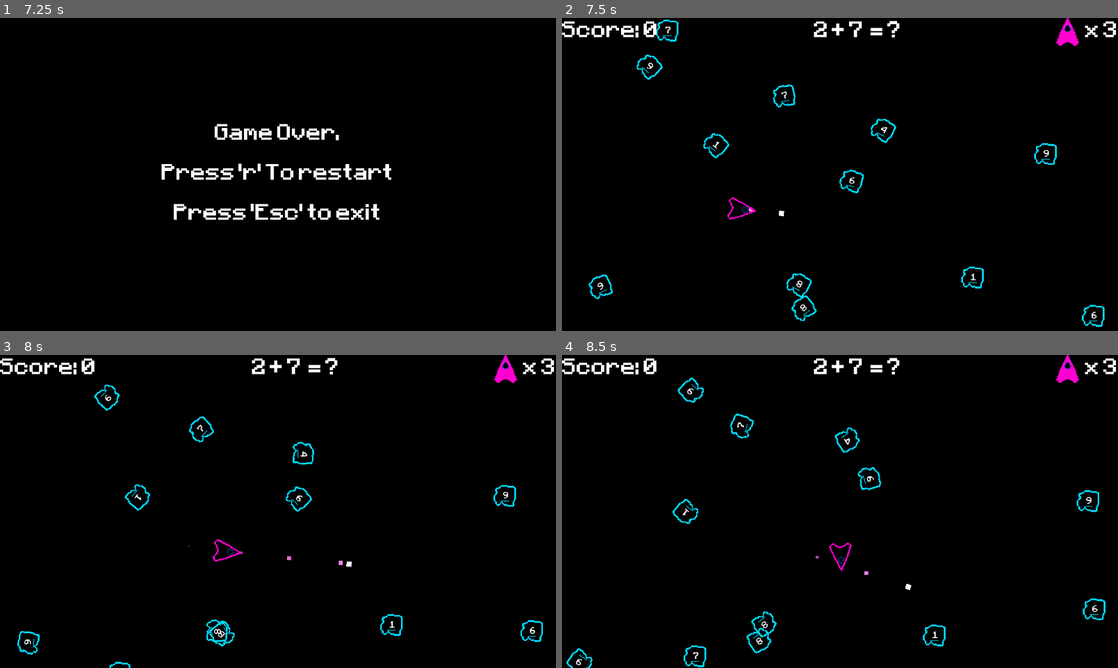
Above: before the commit, frames 1-4 (two rows, left to right).
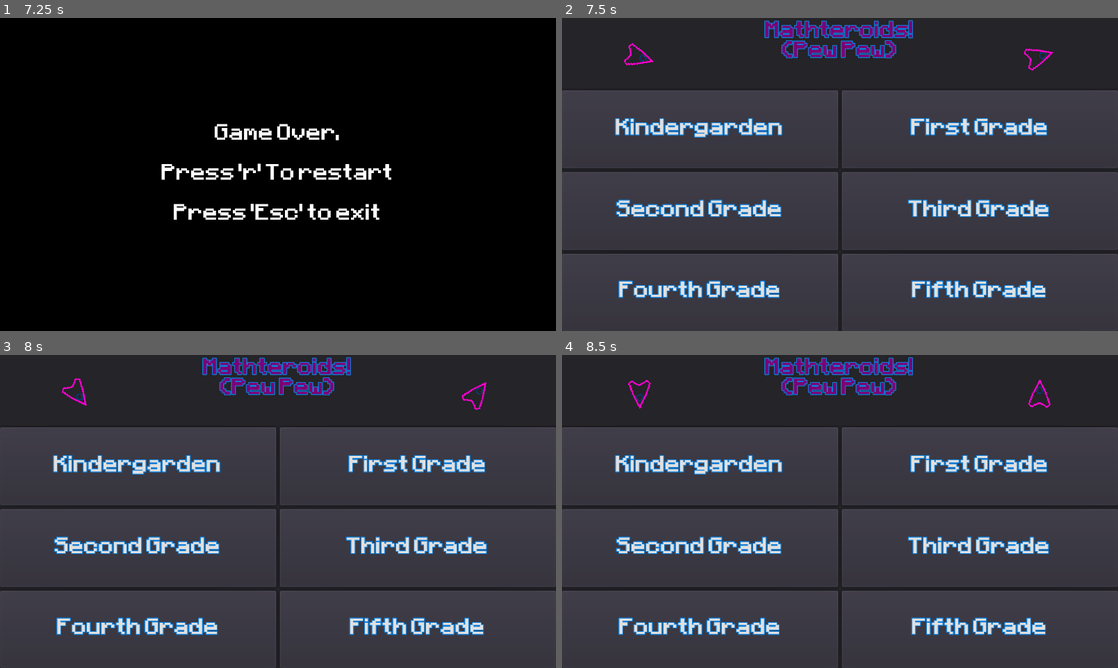
Above: after the commit, the same moments.

Repository: ErisianStudios/math-teroids
Game: Godot game, scene res://Start.tscn
The game is run twice, just before and just after one commit, with the same random seed, the same clock (stepped at 60 frames per second) and the same inputs. Sound files missing from this copy of the repository are replaced by a short silence.
Inputs:
- Up to frame 1 (7.25 s): click "Kindergarden" at 0.5 s; hold Right (turn_right) 1.28-2.03 s; tap Space (fire) every 0.75 s from 1.35 to 6.6 s; hold A (turn_left) 2.03-2.78 s; hold Right (turn_right) 2.78-3.53 s; hold Up (forward) 3.53-4.28 s; hold A (turn_left) 4.28-6.53 s; hold Right (turn_right) from 6.53 s (still down)
- Up to frame 2 (7.5 s): tap R (restart) at 7.25 s; release Right (turn_right) at 7.28 s; hold Up (forward) from 7.28 s (still down); tap Space (fire) at 7.35 s
- Up to frame 3 (8 s): keep holding Up (forward)
- Up to frame 4 (8.5 s): release Up (forward) at 8.03 s; hold Right (turn_right) from 8.03 s (still down); tap Space (fire) at 8.1 s

Frame 1 is identical in both runs. In frame 2, 100% of the frame differs, in the area x 0-100%, y 0-100%; in frame 3, 100%; in frame 4, 100%.

Commit message:
Fixed display order.

Diff:
--- a/Math-teroids/mathteroids_global.gd
+++ b/Math-teroids/mathteroids_global.gd
@@ -7,7 +7,7 @@
 var eq = ""
 var answer: int
 var lives : int = 3
-var main_scene = load("res://Main.tscn")
+var main_scene = load("res://Start.tscn")
 var game_over_scene = load("res://GameOver.tscn")
 
 enum grade {Kindergarden,First,Second,Third,Fourth,Fifth}
@@ -123,12 +123,13 @@
 	if rnd == 1:
 		n1 = randi() % 100
 		n2 = randi() % 100
-		eq = str(n1) + " - " + str(n2)
-		if n1 < n2:
-			var tmp = n1
-			n1 = n2
-			n2 = tmp
-		answer = n1 - n2
+
+		if n1 < n2:
+			var tmp = n1
+			n1 = n2
+			n2 = tmp
+		answer = n1 - n2
+		eq = str(n1) + " - " + str(n2)
 		spawn._spawn_asteroid_value(answer)
 	if rnd == 2:
 		n1 = randi() % 25
@@ -149,12 +150,12 @@
 	if rnd == 1:
 		n1 = randi() % 500
 		n2 = randi() % 500
-		eq = str(n1) + " - " + str(n2)
-		if n1 < n2:
-			var tmp = n1
-			n1 = n2
-			n2 = tmp
-		answer = n1 - n2
+		if n1 < n2:
+			var tmp = n1
+			n1 = n2
+			n2 = tmp
+		answer = n1 - n2
+		eq = str(n1) + " - " + str(n2)
 		spawn._spawn_asteroid_value(answer)
 	if rnd == 2:
 		n1 = randi() % 50
@@ -179,15 +180,16 @@
 		eq = str(n1) + " + " + str(n2)
 		answer = n1 + n2
 		spawn._spawn_asteroid_value(answer)
+
 	if rnd == 1:
 		n1 = randi() % 750
 		n2 = randi() % 750
-		eq = str(n1) + " - " + str(n2)
-		if n1 < n2:
-			var tmp = n1
-			n1 = n2
-			n2 = tmp
-		answer = n1 - n2
+		if n1 < n2:
+			var tmp = n1
+			n1 = n2
+			n2 = tmp
+		answer = n1 - n2
+		eq = str(n1) + " - " + str(n2)
 		spawn._spawn_asteroid_value(answer)
 	if rnd == 2:
 		n1 = randi() % 150
@@ -198,6 +200,10 @@
 	if rnd == 3:
 		n1 = randi() % 300
 		n2 = randi() % 200
+		if n1 < n2:
+			var tmp = n1
+			n1 = n2
+			n2 = tmp
 		eq = str(n1) + " / " + str(n2)
 		answer = n1 / n2
 		spawn._spawn_asteroid_value(answer)
